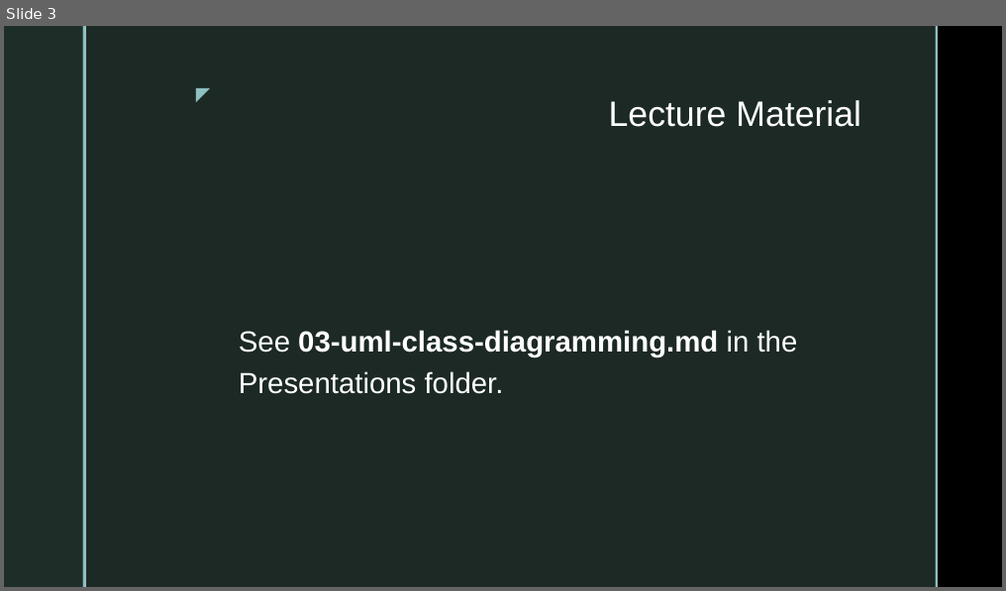
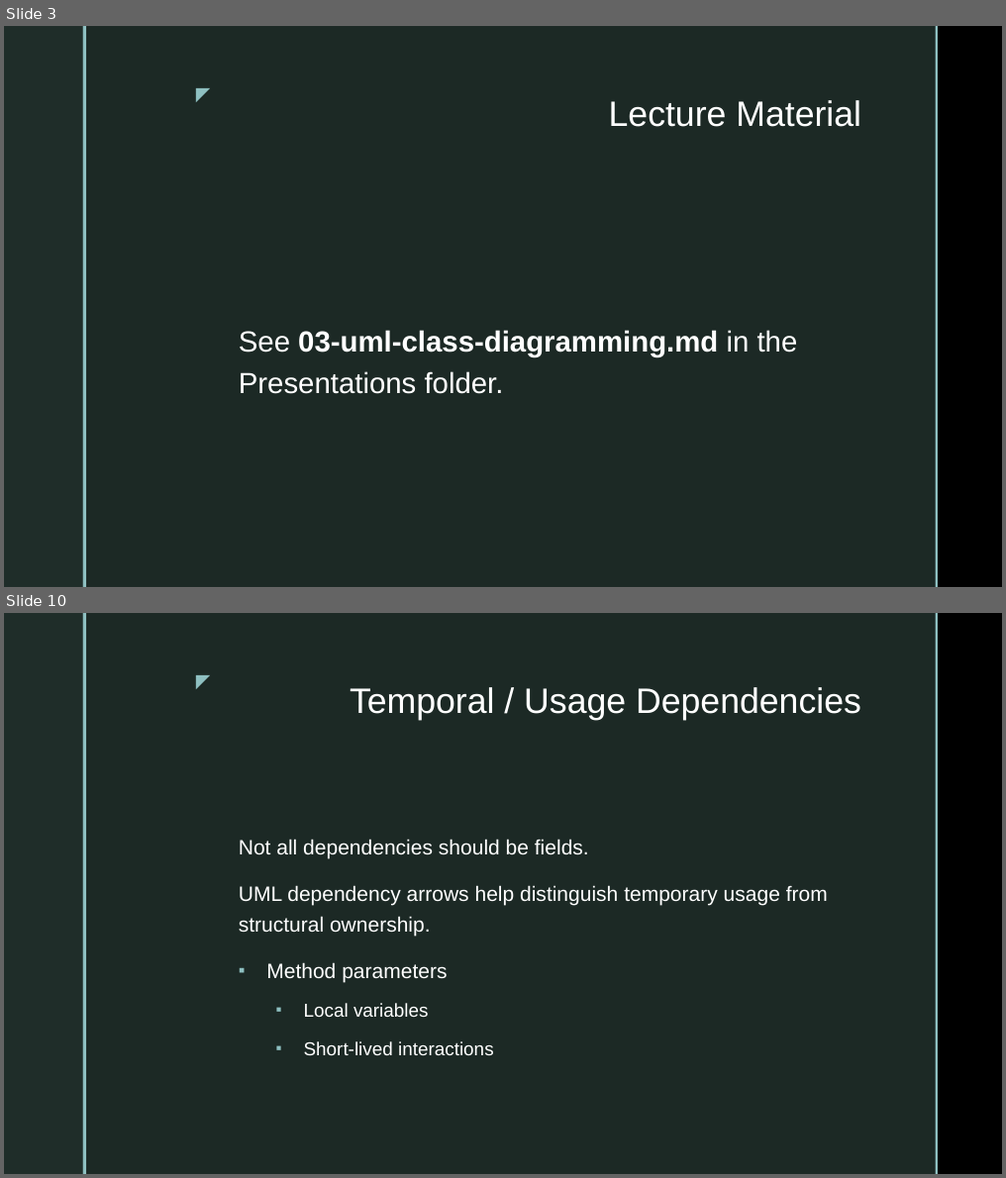
Before and after one commit to jeff-adkisson/swe-4743-spring-2026-oo-design, a slide deck: presentations/03-uml-class-diagramming.pptx. Shown one above the other, each under a label of ours: slide 3 before the commit, slides 3 and 10 after it; the slides between them are not shown. The pictures are 1006x591 and 1006x1178 pixels, drawn with LibreOffice and Linux fonts; fonts in the diff are those of the drawing; background and template pictures are left out. Boxes give left, top, right and bottom in pixels: in the first picture for what was removed or moved away, otherwise in the second. Text is boxed around its words. In the diff, an @@ line names an element or a change of style, - is before the commit and + after.

```diff
--- a/presentations/03-uml-class-diagramming.pptx
+++ b/presentations/03-uml-class-diagramming.pptx
@@ slide 10 added at [4, 613, 1002, 1174], background picture (left out); not listed: 5 template elements that a slide beside it also shows @@
@@ title added at [350, 687, 861, 720], 34 pt, text #FFFFFF @@
+Temporal / Usage Dependencies
@@ text added at [239, 839, 828, 1056], 20 pt, text #FFFFFF @@
+Not all dependencies should be fields.
+UML dependency arrows help distinguish temporary usage from structural ownership.
+▪ Method parameters
+  ▪ Local variables
+  ▪ Short-lived interactions
```
Also in this commit, not shown: 25 other slides added, 2 other files.
